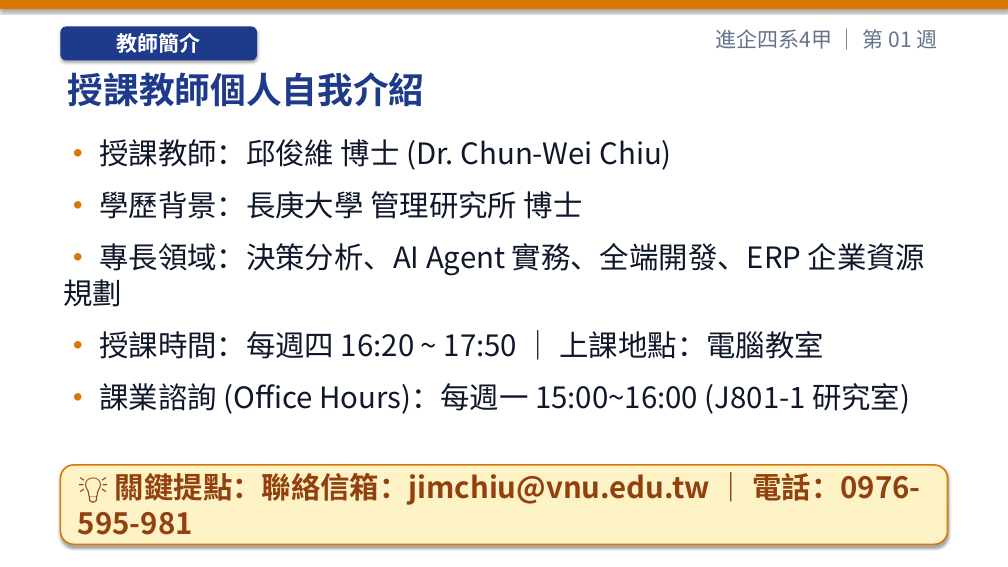
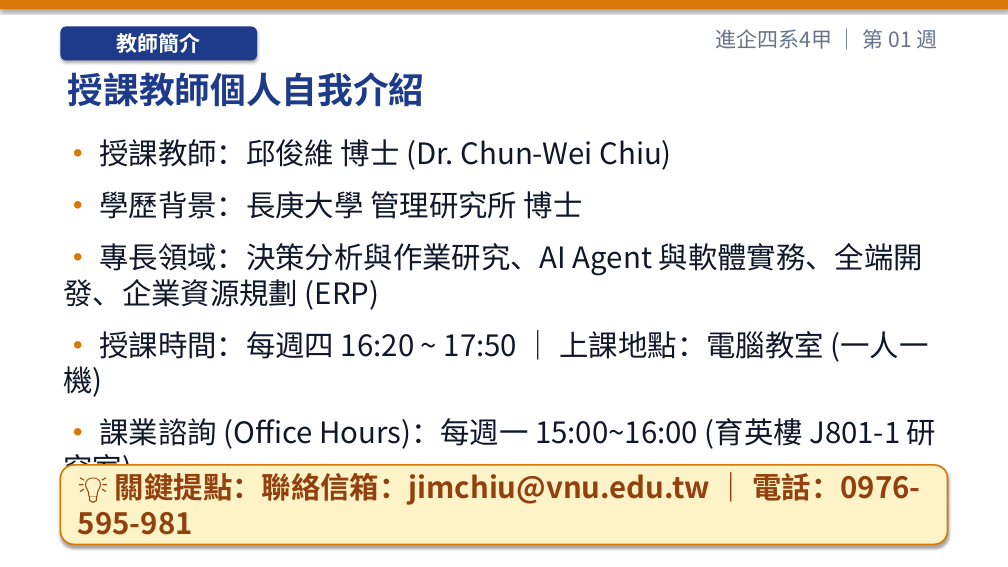
Before and after one commit to h12s12bs/vnu-enterprise-resource-planning, a slide deck: slide 2 of 01_每週教學簡報_PPT/ERP_第01週_課程導論、ERP_概念演進與數位轉型.pptx. Drawn at 1008x567 pixels with LibreOffice and Linux fonts; fonts in the diff are those of the drawing. Boxes give left, top, right and bottom in pixels: in the first picture for what was removed or moved away, otherwise in the second. Text is boxed around its words. In the diff, an @@ line names an element or a change of style, - is before the commit and + after.

Commit message:
feat(slides): 全面擴充 18 週簡報至每週 50+ 頁(共 943 頁)，第一週深化 GitHub 與 Antigravity 安裝註冊新手圖解實戰

```diff
--- a/01_每週教學簡報_PPT/ERP_第01週_課程導論、ERP_概念演進與數位轉型.pptx
+++ b/01_每週教學簡報_PPT/ERP_第01週_課程導論、ERP_概念演進與數位轉型.pptx
@@ text at <box>63,243,936,449</box>: text changed @@
-• 專長領域：決策分析、AI Agent 實務、全端開發、ERP 企業資源規劃
-• 授課時間：每週四 16:20 ~ 17:50 ｜ 上課地點：電腦教室
-• 課業諮詢 (Office Hours)：每週一 15:00~16:00 (J801-1 研究室)
+• 專長領域：決策分析與作業研究、AI Agent 與軟體實務、全端開發、企業資源規劃 (ERP)
+• 授課時間：每週四 16:20 ~ 17:50 ｜ 上課地點：電腦教室 (一人一機)
+• 課業諮詢 (Office Hours)：每週一 15:00~16:00 (育英樓 J801-1 研究室)
```
Also in this commit, not shown: 8 other slides changed, 50 slides added, 22 other files.
